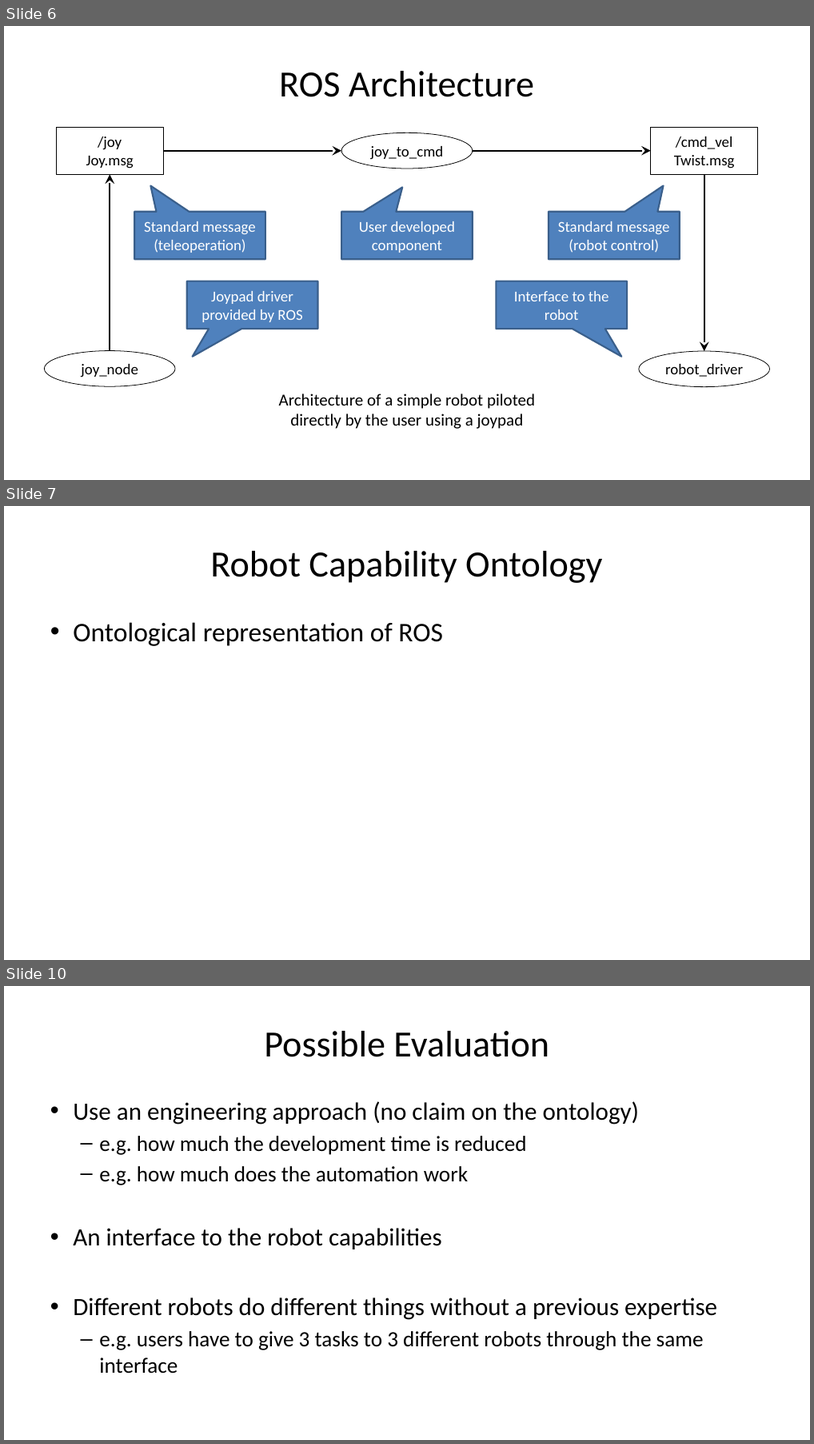
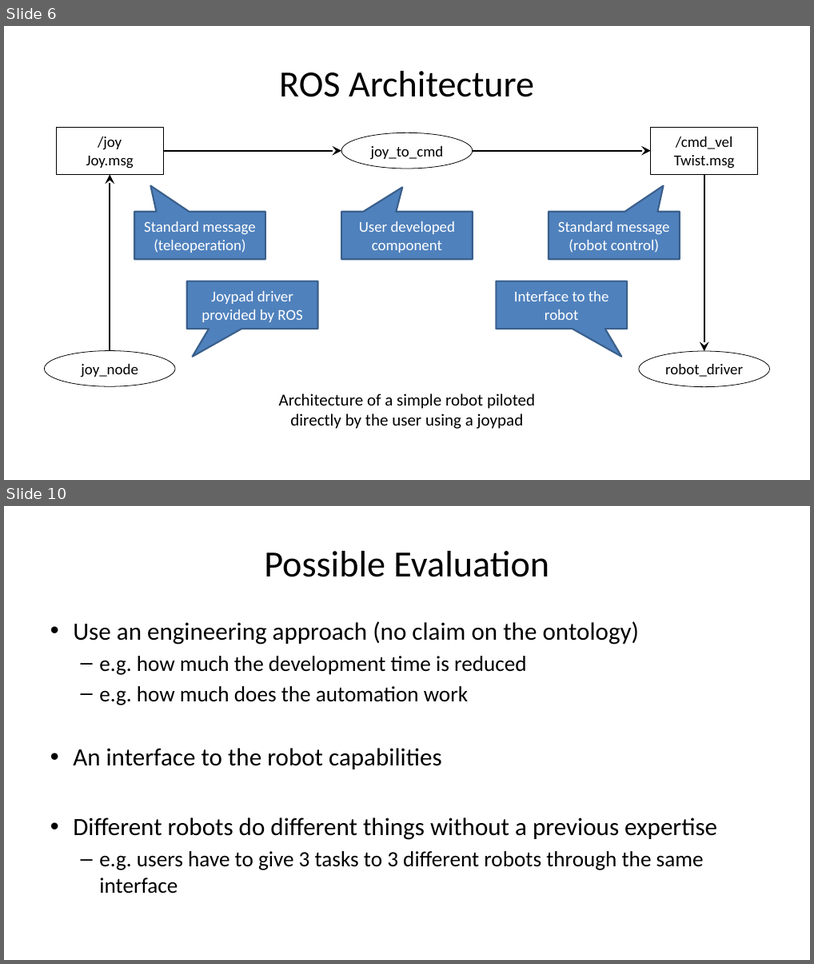
Before and after one commit to kmitd/onto-rob-capabilities, a slide deck: data/meeting_2017_05_09.pptx. Shown one above the other, each under a label of ours: slides 6, 7 and 10 before the commit, slides 6 and 10 after it; the slides between them are not shown. The pictures are 814x1444 and 814x964 pixels, drawn with LibreOffice and Linux fonts; fonts in the diff are those of the drawing. Boxes give left, top, right and bottom in pixels: in the first picture for what was removed or moved away, otherwise in the second. Text is boxed around its words. In the diff, an @@ line names an element or a change of style, - is before the commit and + after.

Commit message:
manu's change to the ROS ontology

```diff
--- a/data/meeting_2017_05_09.pptx
+++ b/data/meeting_2017_05_09.pptx
@@ slide 7 removed at box(4, 506, 810, 960), background #FFFFFF @@
@@ title removed at box(210, 551, 602, 583) @@
-Robot Capability Ontology
@@ text removed at box(73, 622, 443, 646) @@
-• Ontological representation of ROS
```
Also in this commit, not shown: 1 slide changed, 3 slides added, 2 other slides removed, 4 other files.
